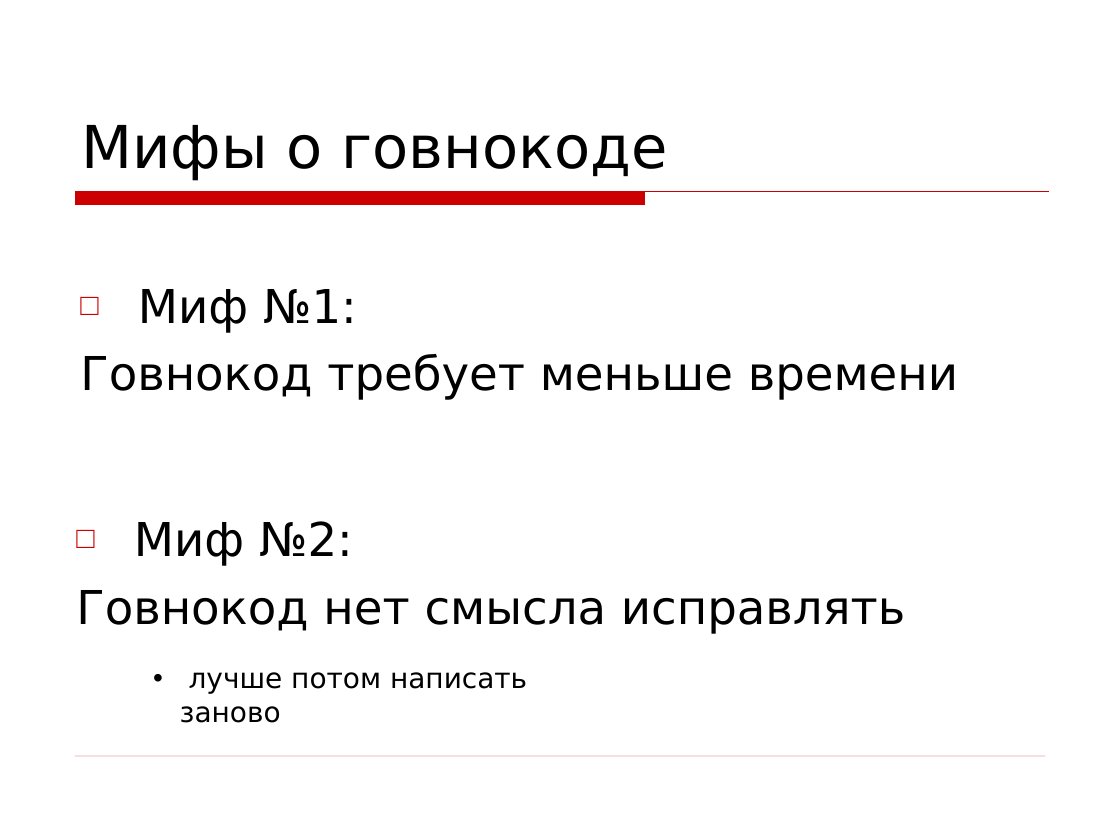
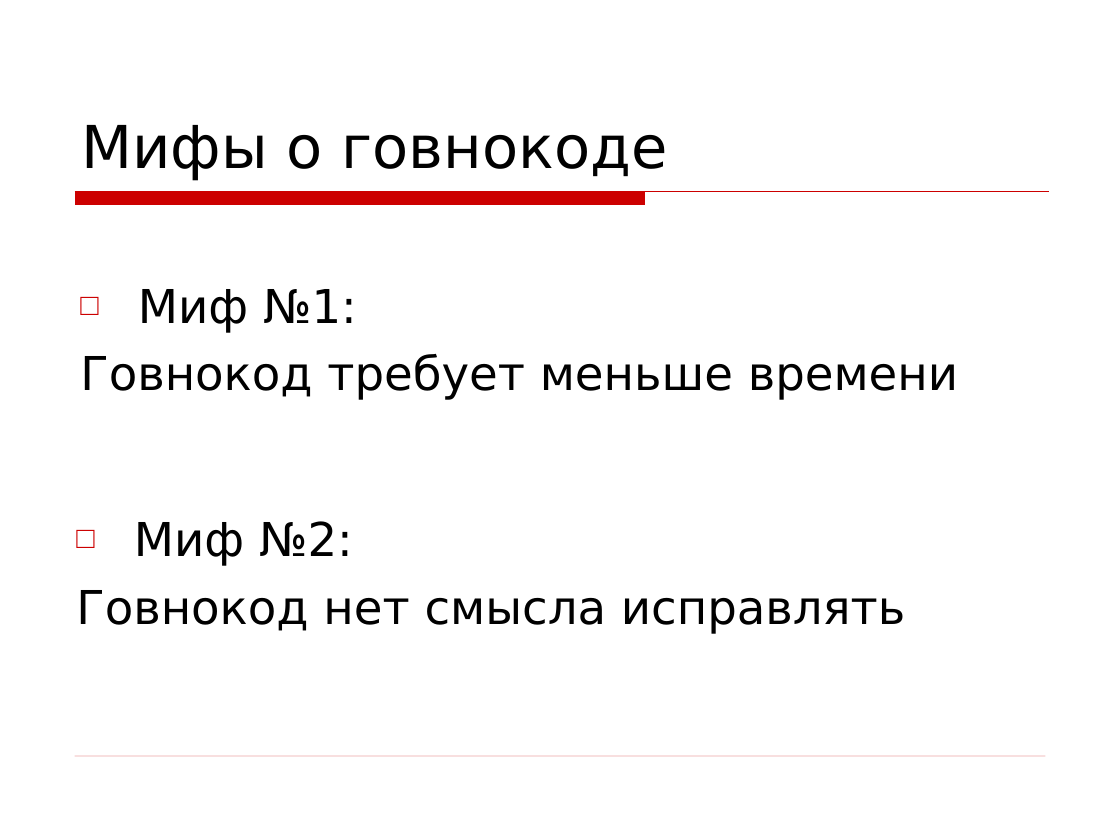
Before and after one commit to asolntsev/presentations, a slide deck: slide 15 of wtf-code/WTF_code.devclub.ru.ppt. Drawn at 1120x840 pixels with LibreOffice and Linux fonts; fonts in the diff are those of the drawing; background and template pictures are left out. Boxes give left, top, right and bottom in pixels: in the first picture for what was removed or moved away, otherwise in the second. Text is boxed around its words. In the diff, an @@ line names an element or a change of style, - is before the commit and + after.

```diff
--- a/wtf-code/WTF_code.devclub.ru.ppt
+++ b/wtf-code/WTF_code.devclub.ru.ppt
@@ text removed at box(180, 672, 527, 723) @@
-• лучше потом написать заново
```
Also in this commit, not shown: 12 other slides changed, 5 slides added, 2 slides removed.
